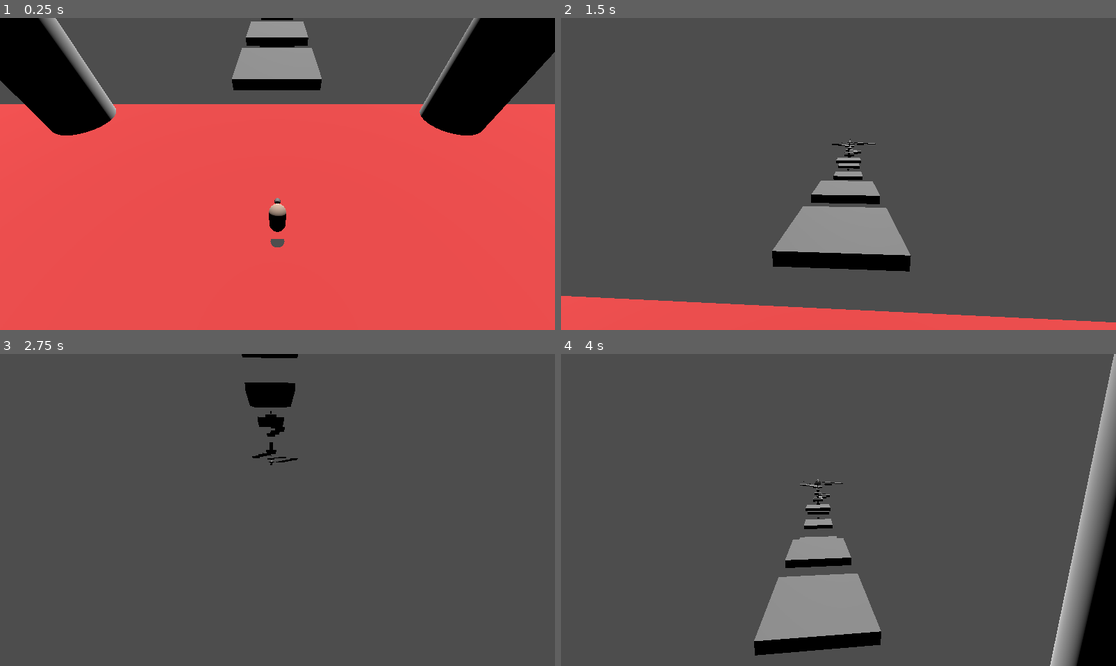
Above: before the commit, frames 1-4 (two rows, left to right).
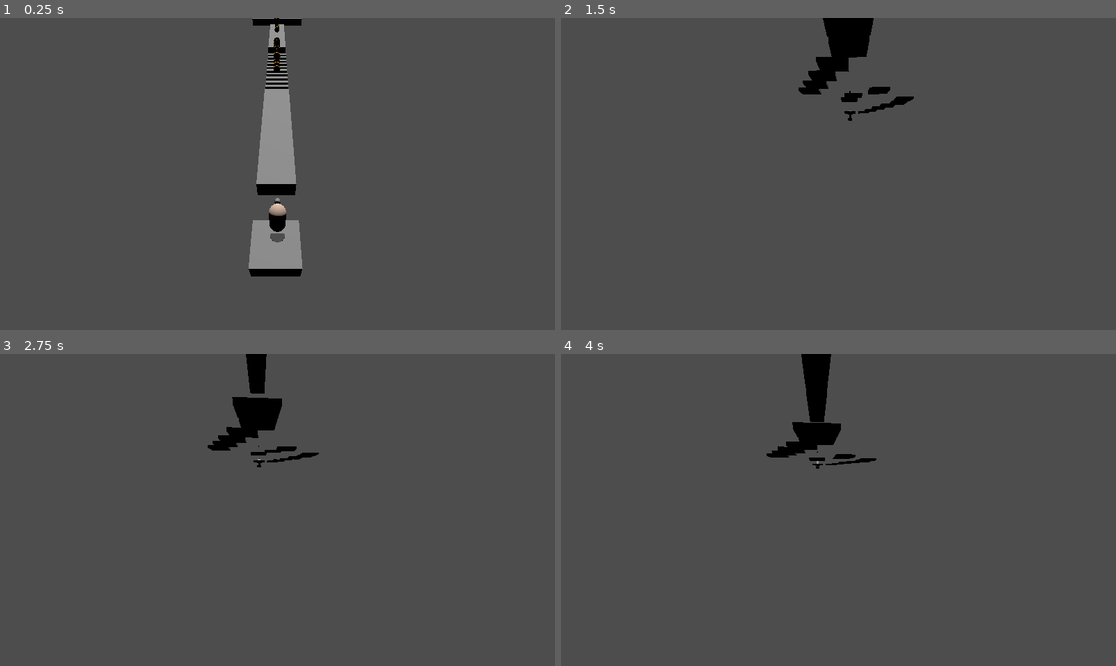
Above: after the commit, the same moments.

Repository: ankit-suman-07/Platform_3D
Game: Godot game, scene res://scenes/world.tscn
Same seed, same stepped clock (60 frames per second), same inputs: the game is played once before the commit and once after it.
Inputs (mouse positions are in pixels of both pictures, inside the frame that each line leads up to):
- Up to frame 1 (0.25 s): no input
- Up to frame 2 (1.5 s): tap Enter at 0.5 s; move the mouse to (866, 174) at 0.52 s; hold W (forward) from 0.53 s (still down); tap Space (jump) at 0.77 s; move the mouse to (810, 174) at 1.27 s
- Up to frame 3 (2.75 s): keep holding W (forward); tap Space (jump) at 1.52 s; move the mouse to (288, 503) at 2.02 s
- Up to frame 4 (4 s): keep holding W (forward); move the mouse to (832, 516) at 2.77 s; tap Space (jump) at 3.02, 3.77 s; move the mouse to (877, 513) at 3.52 s

The runs differ from the first frame. In frame 1, 83% of the frame differs, in the area x 0-100%, y 0-100%; in frame 2, 14%; in frame 3, 2.0%; in frame 4, 13%.

Commit message:
Add sound to remaining platforms

Diff:
--- a/scenes/coin.tscn
+++ b/scenes/coin.tscn
@@ -24,6 +24,7 @@
 
 [node name="CoinPickUp" type="AudioStreamPlayer3D" parent="."]
 stream = ExtResource("2_i64fm")
-volume_db = -5.0
+volume_db = -10.0
+pitch_scale = 0.8
 
 [connection signal="body_entered" from="." to="." method="_on_body_entered"]
--- a/scenes/platform_long_small.tscn
+++ b/scenes/platform_long_small.tscn
@@ -1,10 +1,14 @@
-[gd_scene load_steps=3 format=3 uid="uid://bjprtgdvxt81e"]
+[gd_scene load_steps=5 format=3 uid="uid://bjprtgdvxt81e"]
+
+[ext_resource type="Script" uid="uid://cairqflus67dq" path="res://scripts/platform_long_small.gd" id="1_jin41"]
+[ext_resource type="AudioStream" uid="uid://dq7h522xi372x" path="res://assets/sounds/concrete_sound.mp3" id="2_g3ryh"]
 
 [sub_resource type="BoxMesh" id="BoxMesh_rqael"]
 
 [sub_resource type="BoxShape3D" id="BoxShape3D_jin41"]
 
 [node name="platform_long_small" type="StaticBody3D"]
+script = ExtResource("1_jin41")
 
 [node name="MeshInstance3D" type="MeshInstance3D" parent="."]
 transform = Transform3D(1, 0, 0, 0, 0.5, 0, 0, 0, 5, 0, 0, 0)
@@ -13,3 +17,8 @@
 [node name="CollisionShape3D" type="CollisionShape3D" parent="."]
 transform = Transform3D(1, 0, 0, 0, 0.5, 0, 0, 0, 5, 0, 0, 0)
 shape = SubResource("BoxShape3D_jin41")
+
+[node name="LandOnLongPlatform" type="AudioStreamPlayer3D" parent="."]
+stream = ExtResource("2_g3ryh")
+volume_db = -10.0
+pitch_scale = 0.8
--- a/scenes/platform_short_small.tscn
+++ b/scenes/platform_short_small.tscn
@@ -1,10 +1,14 @@
-[gd_scene load_steps=3 format=3 uid="uid://ftc6nrelfs1y"]
+[gd_scene load_steps=5 format=3 uid="uid://ftc6nrelfs1y"]
+
+[ext_resource type="Script" uid="uid://gy84265p6k4g" path="res://scripts/platform_short_small.gd" id="1_iga2n"]
+[ext_resource type="AudioStream" uid="uid://b5o6yijiwe215" path="res://assets/sounds/grill_sound.mp3" id="2_pnniw"]
 
 [sub_resource type="BoxMesh" id="BoxMesh_ykoxm"]
 
 [sub_resource type="BoxShape3D" id="BoxShape3D_iga2n"]
 
 [node name="platform_short_small" type="StaticBody3D"]
+script = ExtResource("1_iga2n")
 
 [node name="MeshInstance3D" type="MeshInstance3D" parent="."]
 transform = Transform3D(1, 0, 0, 0, 0.2, 0, 0, 0, 0.2, 0, 0, 0)
@@ -13,3 +17,8 @@
 [node name="CollisionShape3D" type="CollisionShape3D" parent="."]
 transform = Transform3D(1, 0, 0, 0, 0.2, 0, 0, 0, 0.2, 0, 0, 0)
 shape = SubResource("BoxShape3D_iga2n")
+
+[node name="LandOnGrill" type="AudioStreamPlayer3D" parent="."]
+stream = ExtResource("2_pnniw")
+volume_db = -10.0
+pitch_scale = 0.8
--- a/scenes/platform_small.tscn
+++ b/scenes/platform_small.tscn
@@ -1,10 +1,14 @@
-[gd_scene load_steps=3 format=3 uid="uid://cl7odbfax36xj"]
+[gd_scene load_steps=5 format=3 uid="uid://cl7odbfax36xj"]
+
+[ext_resource type="AudioStream" uid="uid://cmpfajgx553s7" path="res://assets/sounds/metal_sound.mp3" id="1_0i77r"]
+[ext_resource type="Script" uid="uid://wh4ejsd0637d" path="res://scripts/platform_small.gd" id="1_b66pd"]
 
 [sub_resource type="BoxMesh" id="BoxMesh_8m8gs"]
 
 [sub_resource type="BoxShape3D" id="BoxShape3D_0i77r"]
 
 [node name="platform_small" type="StaticBody3D"]
+script = ExtResource("1_b66pd")
 
 [node name="MeshInstance3D" type="MeshInstance3D" parent="."]
 transform = Transform3D(1, 0, 0, 0, 0.5, 0, 0, 0, 1, 0, 0, 0)
@@ -13,3 +17,8 @@
 [node name="CollisionShape3D" type="CollisionShape3D" parent="."]
 transform = Transform3D(1, 0, 0, 0, 0.5, 0, 0, 0, 1, 0, 0, 0)
 shape = SubResource("BoxShape3D_0i77r")
+
+[node name="LandOnMetalPlatform" type="AudioStreamPlayer3D" parent="."]
+stream = ExtResource("1_0i77r")
+volume_db = -10.0
+pitch_scale = 0.8
--- a/scenes/world.tscn
+++ b/scenes/world.tscn
@@ -20,7 +20,7 @@
 transform = Transform3D(10, 0, 0, 0, 10, 0, 0, 0, 10, 16.352, -10.0209, 0)
 
 [node name="player" parent="." instance=ExtResource("2_rwgxs")]
-transform = Transform3D(-4.3068e-08, 0.170949, -0.98528, 7.47242e-09, 0.98528, 0.170949, 1, 0, -4.37114e-08, 40.7135, 2.29823, 0.0294237)
+transform = Transform3D(-4.3068e-08, 0.170949, -0.98528, 7.47242e-09, 0.98528, 0.170949, 1, 0, -4.37114e-08, 114.028, 2.29823, 0.0294237)
 
 [node name="Camera3D" type="Camera3D" parent="player"]
 transform = Transform3D(1, -2.73915e-08, -9.64688e-09, 2.73915e-08, 0.779305, 0.626644, -9.64689e-09, -0.626644, 0.779305, 1.29526e-08, 2.88028, 2.32998)
--- /dev/null
+++ b/scripts/platform_long_small.gd
@@ -0,0 +1 @@
+extends StaticBody3D
--- /dev/null
+++ b/scripts/platform_short_small.gd
@@ -0,0 +1 @@
+extends StaticBody3D
--- /dev/null
+++ b/scripts/platform_small.gd
@@ -0,0 +1 @@
+extends StaticBody3D
--- a/scripts/player.gd
+++ b/scripts/player.gd
@@ -79,6 +79,13 @@
 	for i in range(get_slide_collision_count()):
 		var collision := get_slide_collision(i)
 		var collider := collision.get_collider()
+		# ✅ Check if LandingSound node exists
+		if collider.has_node("LandOnLongPlatform"):
+			collider.get_node("LandOnLongPlatform").play()
+		if collider.has_node("LandOnGrill"):
+			collider.get_node("LandOnGrill").play()
+		if collider.has_node("LandOnMetalPlatform"):
+			collider.get_node("LandOnMetalPlatform").play()
 		if collider is StaticBody3D and collider.has_method("depress"):
 			collider.depress()
 
Not shown, added: assets/sounds/concrete_sound.mp3.import
Not shown, added: assets/sounds/grill_sound.mp3.import
Not shown, added: assets/sounds/metal_sound.mp3.import
Not shown, added: scripts/platform_long_small.gd.uid
Not shown, added: scripts/platform_short_small.gd.uid
Not shown, added: scripts/platform_small.gd.uid
Not shown, added: assets/sounds/concrete_sound.mp3
Not shown, added: assets/sounds/grill_sound.mp3
Not shown, added: assets/sounds/metal_sound.mp3
